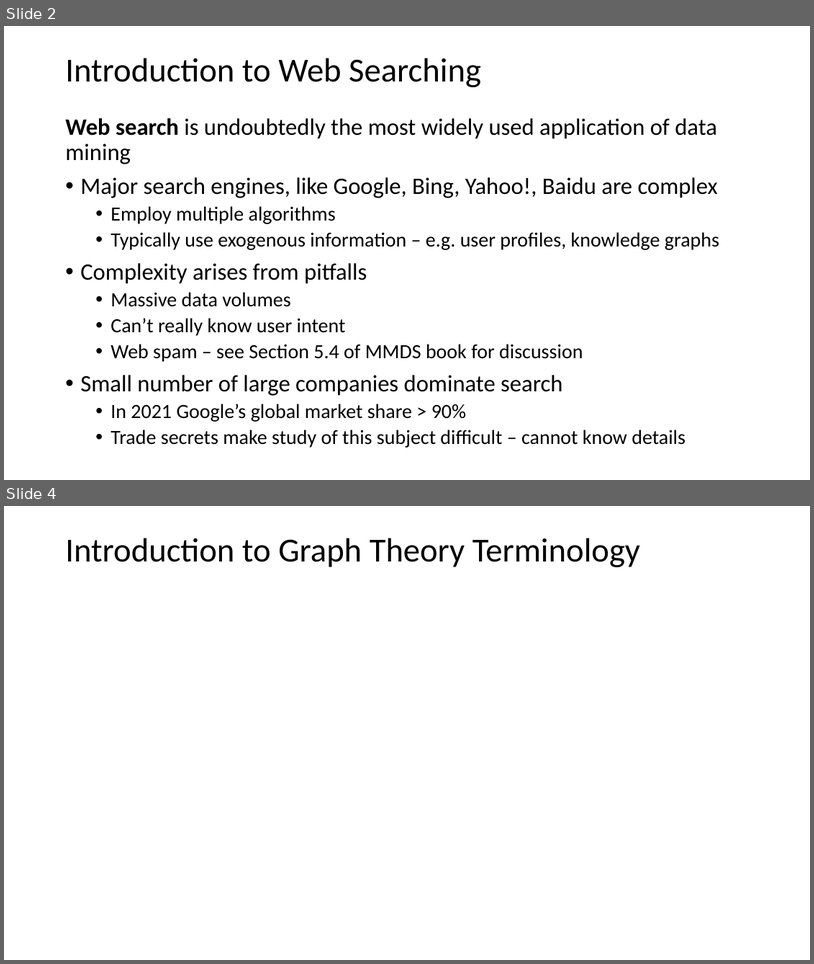
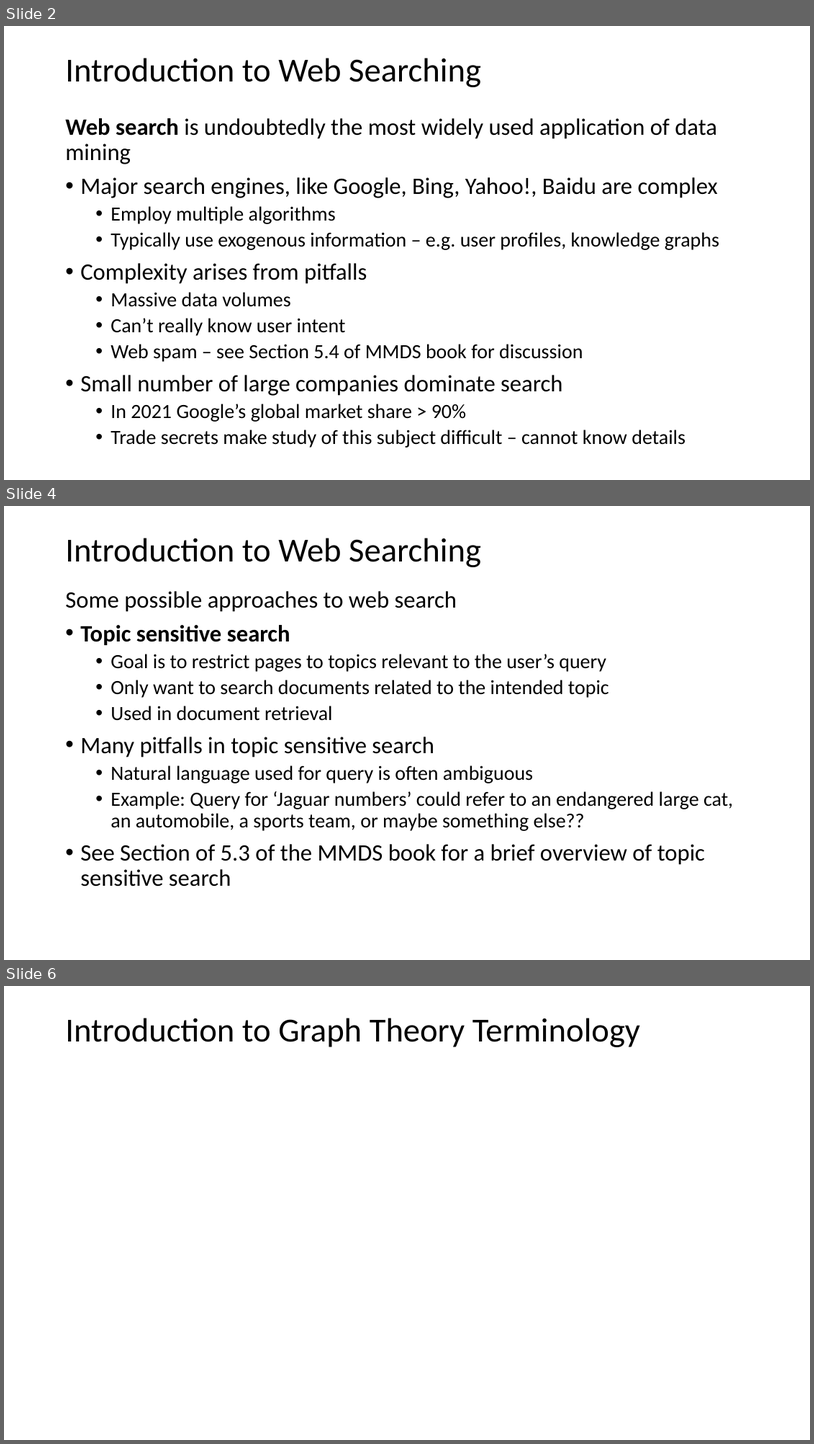
Before and after one commit to StephenElston/CSCI-E-108, a slide deck: slides/5_WebSearching.pptx. Shown one above the other, each under a label of ours: slides 2 and 4 before the commit, slides 2, 4 and 6 after it; the slides between them are not shown. The pictures are 814x964 and 814x1444 pixels, drawn with LibreOffice and Linux fonts; fonts in the diff are those of the drawing; grey boxes stand for pictures. Boxes give left, top, right and bottom in pixels: in the first picture for what was removed or moved away, otherwise in the second. Text is boxed around its words. In the diff, an @@ line names an element or a change of style, - is before the commit and + after.

```diff
--- a/slides/5_WebSearching.pptx
+++ b/slides/5_WebSearching.pptx
@@ slide 4 added at (x1=4, y1=506, x2=810, y2=960), background #FFFFFF @@
@@ title added at (x1=65, y1=538, x2=481, y2=567), 40 pt, text #000000 @@
+Introduction to Web Searching
@@ text added at (x1=65, y1=591, x2=733, y2=886), 24 pt, text #000000 @@
+Some possible approaches to web search
+• Topic sensitive search
+  • Goal is to restrict pages to topics relevant to the user’s query
+  • Only want to search documents related to the intended topic
+  • Used in document retrieval
+• Many pitfalls in topic sensitive search
+  • Natural language used for query is often ambiguous
+  • Example: Query for ‘Jaguar numbers’ could refer to an endangered large cat, an automobile, a sports team, or maybe something else??
+• See Section of 5.3 of the MMDS book for a brief overview of topic sensitive search
@@ what was slide 4 is now slide 6 @@
```
Also in this commit, not shown: 4 slides changed, 1 other slide added.
